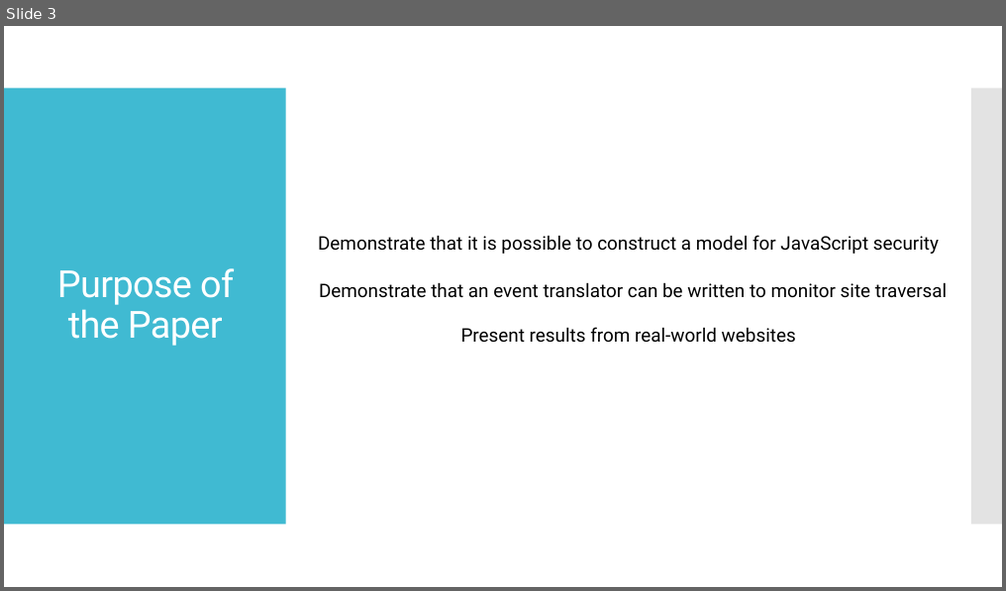
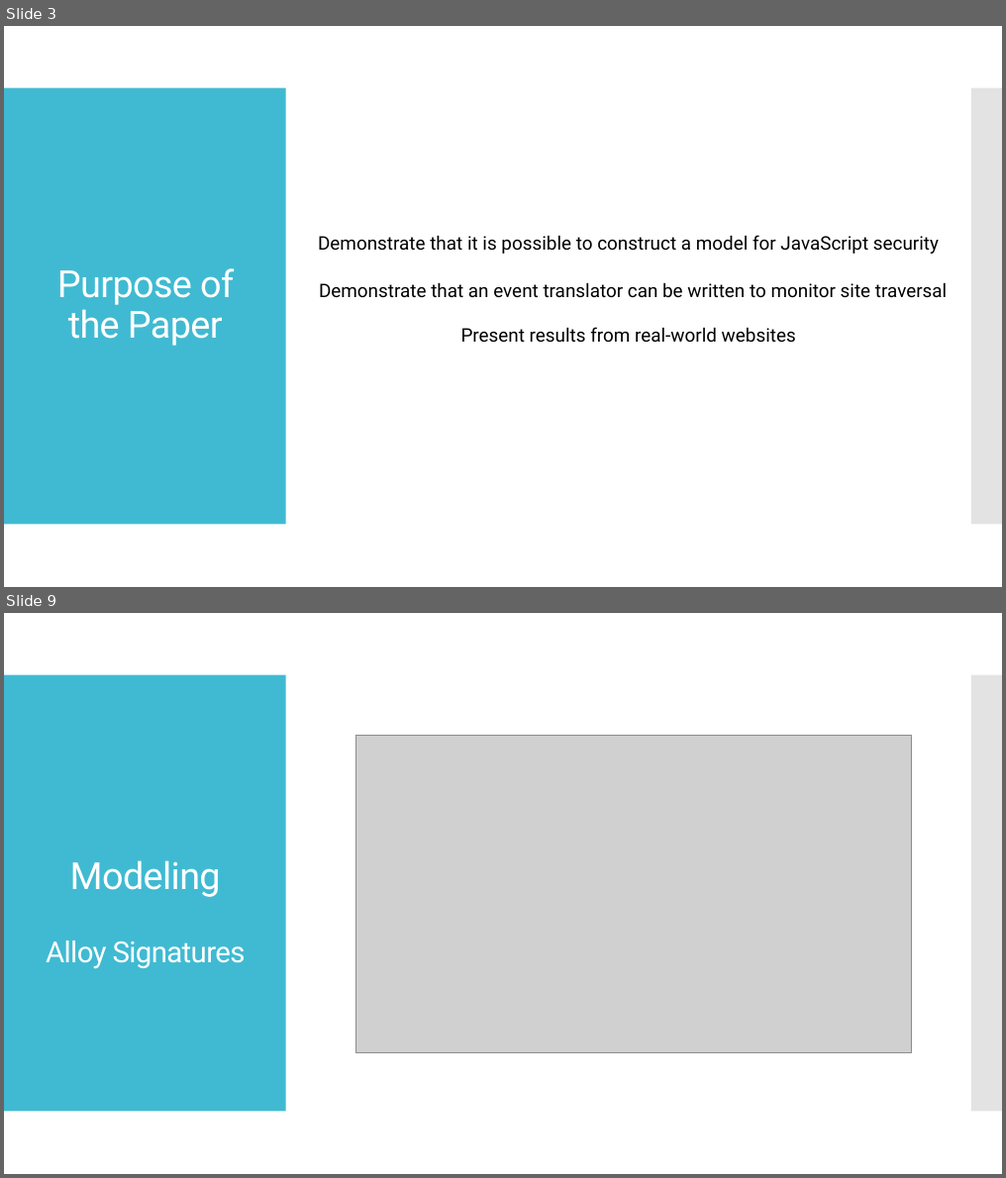
Before and after one commit to starkc1/Spring2019_Homework, a slide deck: SE-410/Stark_SE410_Presentation.pptx. Shown one above the other, each under a label of ours: slide 3 before the commit, slides 3 and 9 after it; the slides between them are not shown. The pictures are 1006x591 and 1006x1178 pixels, drawn with LibreOffice and Linux fonts; fonts in the diff are those of the drawing; grey boxes stand for pictures. Boxes give left, top, right and bottom in pixels: in the first picture for what was removed or moved away, otherwise in the second. Text is boxed around its words. In the diff, an @@ line names an element or a change of style, - is before the commit and + after.

```diff
--- a/SE-410/Stark_SE410_Presentation.pptx
+++ b/SE-410/Stark_SE410_Presentation.pptx
@@ slide 9 added at box(4, 613, 1002, 1174), background #FFFFFF; not listed: 2 template elements that a slide beside it also shows @@
@@ picture added at box(355, 735, 912, 1054) @@
@@ title added at box(46, 861, 246, 969), 28 pt, text #FFFFFF @@
+Modeling
+Alloy Signatures
```
Also in this commit, not shown: 2 slides changed, 3 other slides added.
